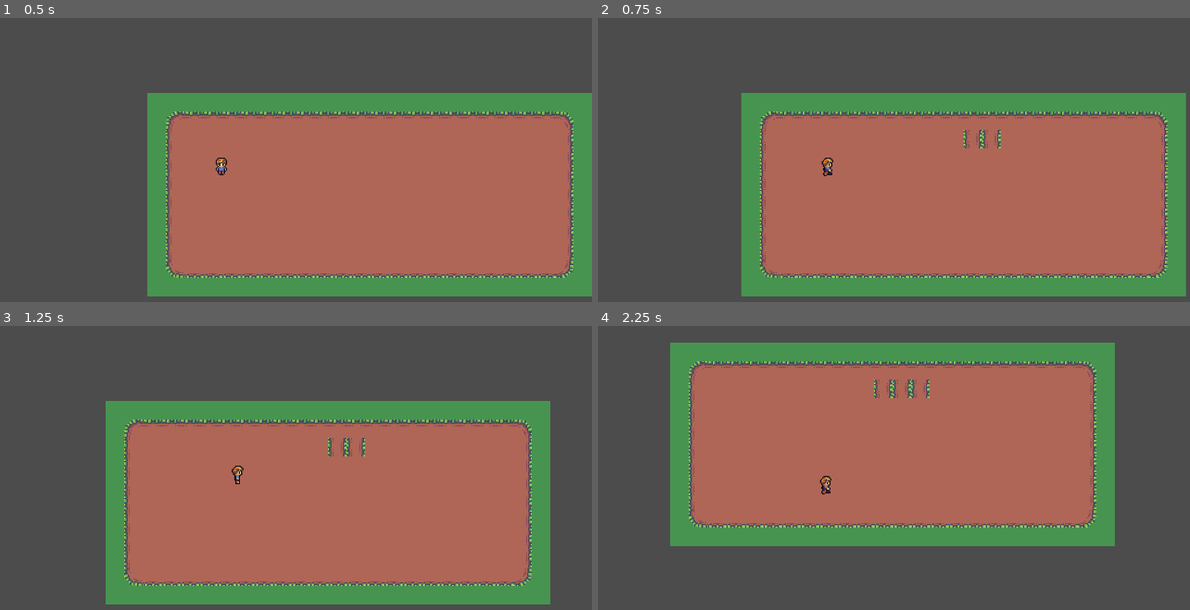
Above: before the commit, frames 1-4 (two rows, left to right).
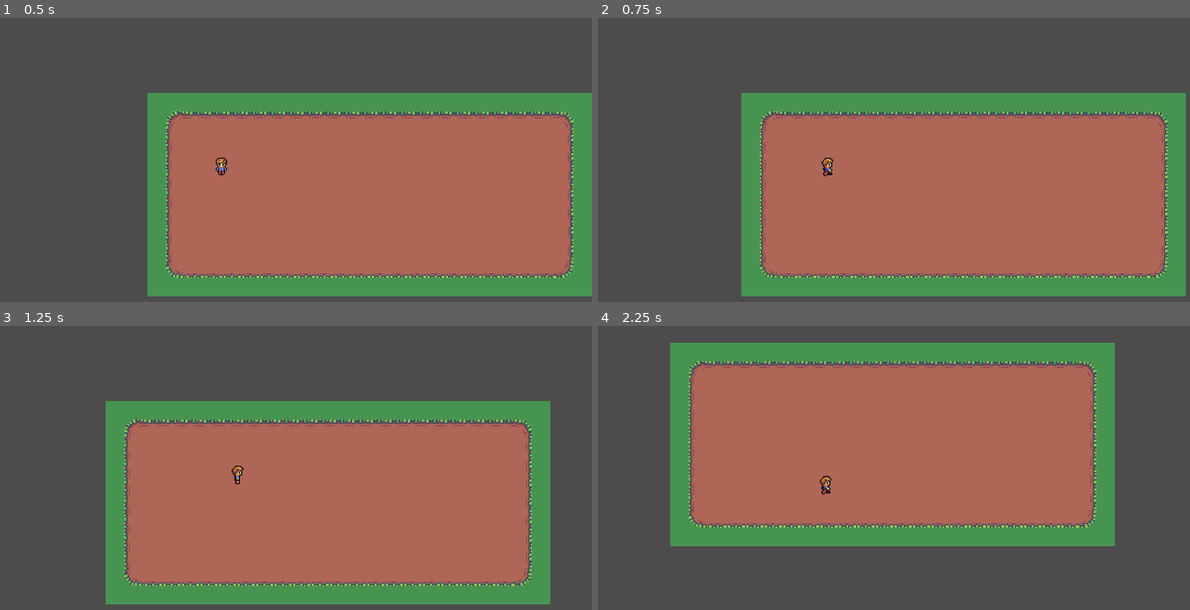
Above: after the commit, the same moments.

Repository: wolflint/godot-farming-rpg
Game: Godot game, scene res://Maps/TestMap.tscn
The game is run twice, just before and just after one commit, with the same random seed, the same clock (stepped at 60 frames per second) and the same inputs.
Inputs (mouse positions are in pixels of both pictures, inside the frame that each line leads up to):
- Up to frame 1 (0.5 s): no input
- Up to frame 2 (0.75 s): tap Enter at 0.5 s; move the mouse to (982, 145) at 0.52 s; hold D (move_right) from 0.53 s (still down); click (982, 145) at 0.67 s
- Up to frame 3 (1.25 s): keep holding D (move_right)
- Up to frame 4 (2.25 s): move the mouse to (669, 496) at 1.27 s; release D (move_right) at 1.28 s; hold S (move_down) 1.28-2.03 s; click (669, 496) at 1.42 s; move the mouse to (894, 382) at 2.02 s; hold D (move_right) from 2.03 s (still down); click (894, 382) at 2.17 s

Frame 1 is identical in both runs. In frame 2, 0.2% of the frame differs, in the area x 61-69%, y 39-46%; in frame 3, 0.2%; in frame 4, 0.3%, in the area x 46-57%, y 18-26%.

Commit message:
Limit drawing tiles to player's 9 tile radius

Diff:
--- a/src/Maps/TestMap.tscn
+++ b/src/Maps/TestMap.tscn
@@ -14,10 +14,6 @@
 0/tile_mode = 0
 0/occluder_offset = Vector2( 0, 0 )
 0/navigation_offset = Vector2( 0, 0 )
-0/shape_offset = Vector2( 0, 0 )
-0/shape_transform = Transform2D( 1, 0, 0, 1, 0, 0 )
-0/shape_one_way = false
-0/shape_one_way_margin = 0.0
 0/shapes = [  ]
 0/z_index = 0
 1/name = "tiles_packed.png 1"
@@ -28,10 +24,6 @@
 1/tile_mode = 0
 1/occluder_offset = Vector2( 0, 0 )
 1/navigation_offset = Vector2( 0, 0 )
-1/shape_offset = Vector2( 0, 0 )
-1/shape_transform = Transform2D( 1, 0, 0, 1, 0, 0 )
-1/shape_one_way = false
-1/shape_one_way_margin = 0.0
 1/shapes = [  ]
 1/z_index = 0
 2/name = "tiles_packed.png 2"
@@ -42,10 +34,6 @@
 2/tile_mode = 0
 2/occluder_offset = Vector2( 0, 0 )
 2/navigation_offset = Vector2( 0, 0 )
-2/shape_offset = Vector2( 0, 0 )
-2/shape_transform = Transform2D( 1, 0, 0, 1, 0, 0 )
-2/shape_one_way = false
-2/shape_one_way_margin = 0.0
 2/shapes = [  ]
 2/z_index = 0
 3/name = "tiles_packed.png 3"
@@ -56,10 +44,6 @@
 3/tile_mode = 0
 3/occluder_offset = Vector2( 0, 0 )
 3/navigation_offset = Vector2( 0, 0 )
-3/shape_offset = Vector2( 0, 0 )
-3/shape_transform = Transform2D( 1, 0, 0, 1, 0, 0 )
-3/shape_one_way = false
-3/shape_one_way_margin = 0.0
 3/shapes = [  ]
 3/z_index = 0
 4/name = "tiles_packed.png 4"
@@ -70,10 +54,6 @@
 4/tile_mode = 0
 4/occluder_offset = Vector2( 0, 0 )
 4/navigation_offset = Vector2( 0, 0 )
-4/shape_offset = Vector2( 0, 0 )
-4/shape_transform = Transform2D( 1, 0, 0, 1, 0, 0 )
-4/shape_one_way = false
-4/shape_one_way_margin = 0.0
 4/shapes = [  ]
 4/z_index = 0
 5/name = "tiles_packed.png 5"
@@ -84,10 +64,6 @@
 5/tile_mode = 0
 5/occluder_offset = Vector2( 0, 0 )
 5/navigation_offset = Vector2( 0, 0 )
-5/shape_offset = Vector2( 0, 0 )
-5/shape_transform = Transform2D( 1, 0, 0, 1, 0, 0 )
-5/shape_one_way = false
-5/shape_one_way_margin = 0.0
 5/shapes = [  ]
 5/z_index = 0
 6/name = "tiles_packed.png 6"
@@ -98,10 +74,6 @@
 6/tile_mode = 0
 6/occluder_offset = Vector2( 0, 0 )
 6/navigation_offset = Vector2( 0, 0 )
-6/shape_offset = Vector2( 0, 0 )
-6/shape_transform = Transform2D( 1, 0, 0, 1, 0, 0 )
-6/shape_one_way = false
-6/shape_one_way_margin = 0.0
 6/shapes = [  ]
 6/z_index = 0
 7/name = "tiles_packed.png 7"
@@ -112,10 +84,6 @@
 7/tile_mode = 0
 7/occluder_offset = Vector2( 0, 0 )
 7/navigation_offset = Vector2( 0, 0 )
-7/shape_offset = Vector2( 0, 0 )
-7/shape_transform = Transform2D( 1, 0, 0, 1, 0, 0 )
-7/shape_one_way = false
-7/shape_one_way_margin = 0.0
 7/shapes = [  ]
 7/z_index = 0
 8/name = "tiles_packed.png 8"
@@ -126,10 +94,6 @@
 8/tile_mode = 0
 8/occluder_offset = Vector2( 0, 0 )
 8/navigation_offset = Vector2( 0, 0 )
-8/shape_offset = Vector2( 0, 0 )
-8/shape_transform = Transform2D( 1, 0, 0, 1, 0, 0 )
-8/shape_one_way = false
-8/shape_one_way_margin = 0.0
 8/shapes = [  ]
 8/z_index = 0
 9/name = "tiles_packed.png 9"
@@ -140,10 +104,6 @@
 9/tile_mode = 0
 9/occluder_offset = Vector2( 0, 0 )
 9/navigation_offset = Vector2( 0, 0 )
-9/shape_offset = Vector2( 0, 0 )
-9/shape_transform = Transform2D( 1, 0, 0, 1, 0, 0 )
-9/shape_one_way = false
-9/shape_one_way_margin = 0.0
 9/shapes = [  ]
 9/z_index = 0
 10/name = "tiles_packed.png 10"
@@ -154,10 +114,6 @@
 10/tile_mode = 0
 10/occluder_offset = Vector2( 0, 0 )
 10/navigation_offset = Vector2( 0, 0 )
-10/shape_offset = Vector2( 0, 0 )
-10/shape_transform = Transform2D( 1, 0, 0, 1, 0, 0 )
-10/shape_one_way = false
-10/shape_one_way_margin = 0.0
 10/shapes = [  ]
 10/z_index = 0
 11/name = "tiles_packed.png 11"
@@ -168,10 +124,6 @@
 11/tile_mode = 0
 11/occluder_offset = Vector2( 0, 0 )
 11/navigation_offset = Vector2( 0, 0 )
-11/shape_offset = Vector2( 0, 0 )
-11/shape_transform = Transform2D( 1, 0, 0, 1, 0, 0 )
-11/shape_one_way = false
-11/shape_one_way_margin = 0.0
 11/shapes = [  ]
 11/z_index = 0
 12/name = "tiles_packed.png 12"
@@ -182,10 +134,6 @@
 12/tile_mode = 0
 12/occluder_offset = Vector2( 0, 0 )
 12/navigation_offset = Vector2( 0, 0 )
-12/shape_offset = Vector2( 0, 0 )
-12/shape_transform = Transform2D( 1, 0, 0, 1, 0, 0 )
-12/shape_one_way = false
-12/shape_one_way_margin = 0.0
 12/shapes = [  ]
 12/z_index = 0
 13/name = "tiles_packed.png 13"
@@ -196,10 +144,6 @@
 13/tile_mode = 0
 13/occluder_offset = Vector2( 0, 0 )
 13/navigation_offset = Vector2( 0, 0 )
-13/shape_offset = Vector2( 0, 0 )
-13/shape_transform = Transform2D( 1, 0, 0, 1, 0, 0 )
-13/shape_one_way = false
-13/shape_one_way_margin = 0.0
 13/shapes = [  ]
 13/z_index = 0
 14/name = "tiles_packed.png 14"
@@ -210,10 +154,6 @@
 14/tile_mode = 0
 14/occluder_offset = Vector2( 0, 0 )
 14/navigation_offset = Vector2( 0, 0 )
-14/shape_offset = Vector2( 0, 0 )
-14/shape_transform = Transform2D( 1, 0, 0, 1, 0, 0 )
-14/shape_one_way = false
-14/shape_one_way_margin = 0.0
 14/shapes = [  ]
 14/z_index = 0
 15/name = "tiles_packed.png 15"
@@ -224,10 +164,6 @@
 15/tile_mode = 0
 15/occluder_offset = Vector2( 0, 0 )
 15/navigation_offset = Vector2( 0, 0 )
-15/shape_offset = Vector2( 0, 0 )
-15/shape_transform = Transform2D( 1, 0, 0, 1, 0, 0 )
-15/shape_one_way = false
-15/shape_one_way_margin = 0.0
 15/shapes = [  ]
 15/z_index = 0
 16/name = "tiles_packed.png 16"
@@ -238,10 +174,6 @@
 16/tile_mode = 0
 16/occluder_offset = Vector2( 0, 0 )
 16/navigation_offset = Vector2( 0, 0 )
-16/shape_offset = Vector2( 0, 0 )
-16/shape_transform = Transform2D( 1, 0, 0, 1, 0, 0 )
-16/shape_one_way = false
-16/shape_one_way_margin = 0.0
 16/shapes = [  ]
 16/z_index = 0
 17/name = "tiles_packed.png 17"
@@ -252,10 +184,6 @@
 17/tile_mode = 0
 17/occluder_offset = Vector2( 0, 0 )
 17/navigation_offset = Vector2( 0, 0 )
-17/shape_offset = Vector2( 0, 0 )
-17/shape_transform = Transform2D( 1, 0, 0, 1, 0, 0 )
-17/shape_one_way = false
-17/shape_one_way_margin = 0.0
 17/shapes = [  ]
 17/z_index = 0
 
--- a/src/Maps/TileMap.gd
+++ b/src/Maps/TileMap.gd
@@ -1,29 +1,25 @@
 extends TileMap
 
 func _process(delta):
+#	_mouse_in_player_range()
 	if Input.is_mouse_button_pressed(BUTTON_LEFT):
 		var mousePos = self.get_local_mouse_position()
-		var cell_pos = world_to_map(mousePos)
-		var cell = get_cellv(cell_pos)
-		_change_tile(cell, cell_pos)
+		var mouseTilePos = world_to_map(mousePos)
+		var cell = get_cellv(mouseTilePos)
+		if _mouse_in_player_range(mouseTilePos):
+			_change_tile(cell, mouseTilePos)
 
-func _change_tile(cell, cell_pos):
+func _change_tile(cell, mouseTilePos):
 	# Check if the clicked tile is a dirt tile
 	if cell == 0:
 		# Set tile to a tilled tile
-		set_cellv(cell_pos, 12)
-		print("Changed cell ", cell_pos)
+		set_cellv(mouseTilePos, 12)
+		print("Changed cell ", mouseTilePos)
 	elif cell != -1:
 		print("Clicked on cell ", self.tile_set.tile_get_name(cell))
 
-func _check_player_range():
-	pass
-# Changed cell (0, 0)
-# Changed cell (1, 0)
-# Changed cell (1, 1)
-# Changed cell (0, 1)
-# Changed cell (-1, 1)
-# Changed cell (-1, 0)
-# Changed cell (-1, -1)
-# Changed cell (0, -1)
-# Changed cell (1, -1)
+func _mouse_in_player_range(mouseTilePos):
+	var playerTile = world_to_map($Player.position)
+	if mouseTilePos.x in range(playerTile.x - 1, playerTile.x + 2) and mouseTilePos.y in range(playerTile.y - 1, playerTile.y + 2):
+		return true
+	return false
